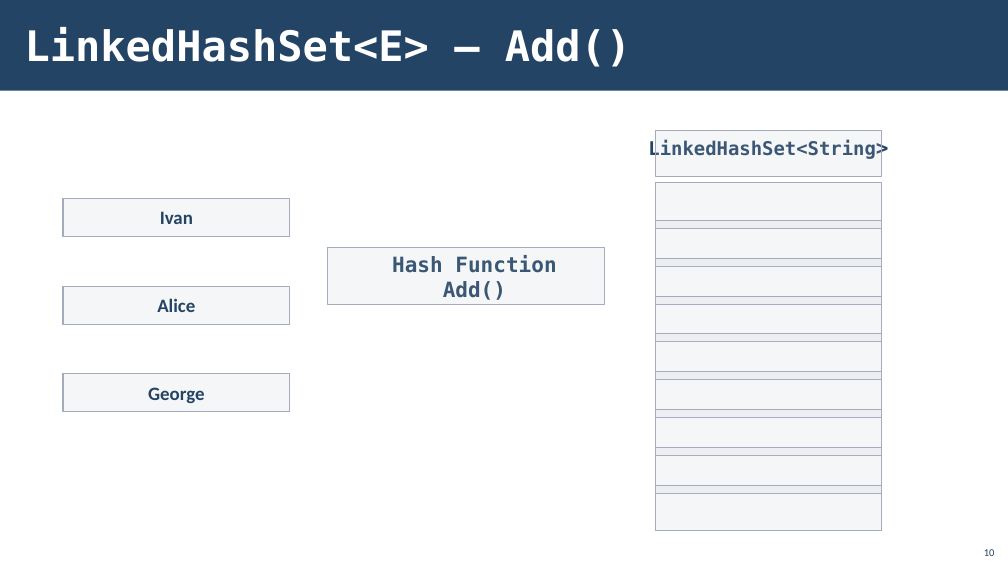
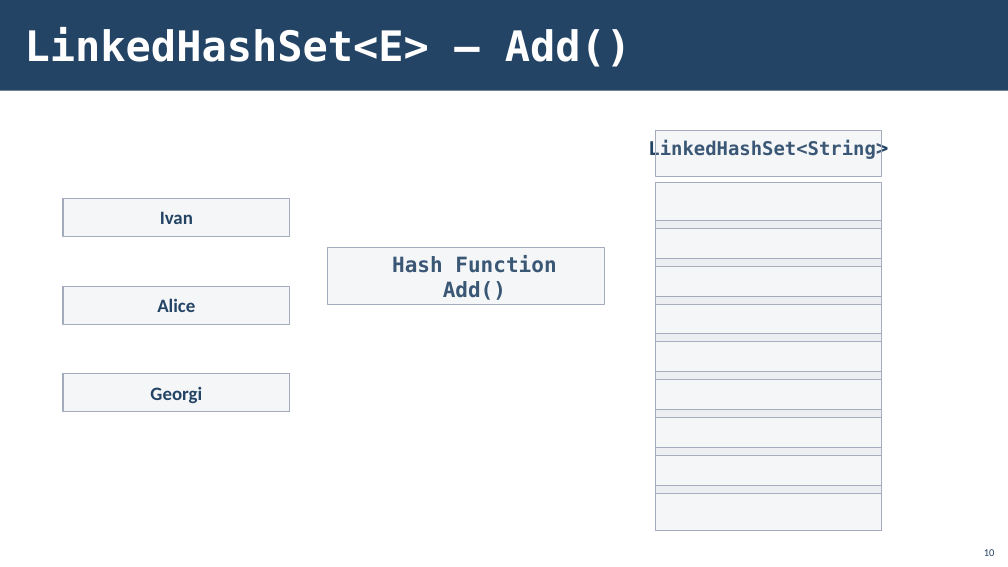
Before and after one commit to PetarPechev/Learning-Software-development, a slide deck: slide 10 of SoftUni/Java/Java Advanced/03. Sets and Maps Advanced/03. Java-Advanced-Sets-and-Maps-Advanced.pptx. Drawn at 1008x567 pixels with LibreOffice and Linux fonts; fonts in the diff are those of the drawing; background and template pictures are left out. Boxes give left, top, right and bottom in pixels: in the first picture for what was removed or moved away, otherwise in the second. Text is boxed around its words. In the diff, an @@ line names an element or a change of style, - is before the commit and + after.

```diff
--- a/SoftUni/Java/Java Advanced/03. Sets and Maps Advanced/03. Java-Advanced-Sets-and-Maps-Advanced.pptx
+++ b/SoftUni/Java/Java Advanced/03. Sets and Maps Advanced/03. Java-Advanced-Sets-and-Maps-Advanced.pptx
@@ text in rectangle at <box>150,387,202,403</box>: text changed @@
-George
+Georgi
```
Also in this commit, not shown: 20 other slides changed, 2 other files.
